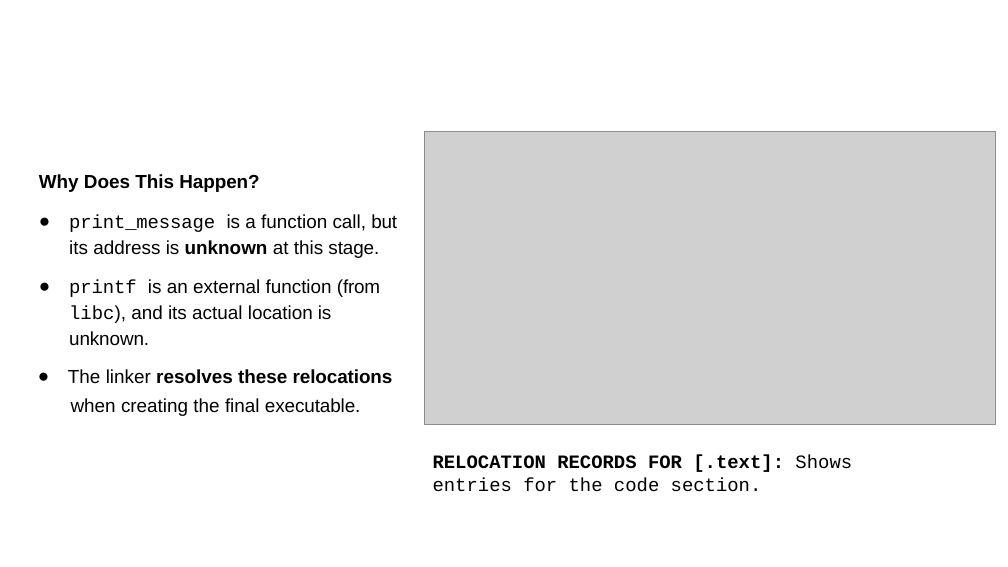
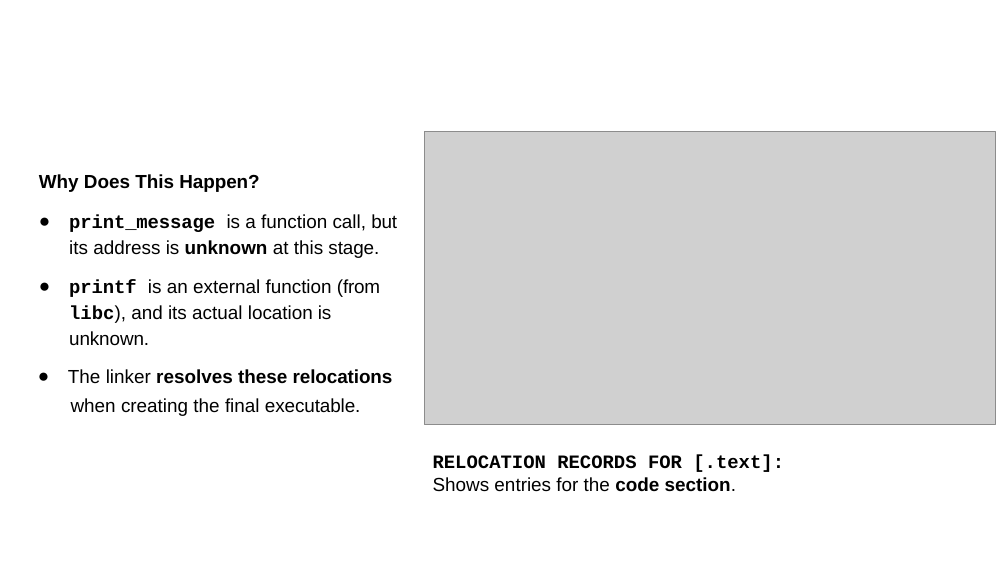
Before and after one commit to rbjohns8/CSC362-Spring-2026, a slide deck: slide 14 of Lecture Slides/11 - Static Libraries and Relocation Techniques.pptx. Drawn at 1008x567 pixels with LibreOffice and Linux fonts; fonts in the diff are those of the drawing; grey boxes stand for pictures; background and template pictures are left out. Boxes give left, top, right and bottom in pixels: in the first picture for what was removed or moved away, otherwise in the second. Text is boxed around its words. In the diff, an @@ line names an element or a change of style, - is before the commit and + after.

```diff
--- a/Lecture Slides/11 - Static Libraries and Relocation Techniques.pptx
+++ b/Lecture Slides/11 - Static Libraries and Relocation Techniques.pptx
@@ text at (69, 214, 397, 346): bold on in "print_message", "printf libc)," @@
@@ text "RELOCATION RECORDS FOR [.text]: Shows ..." at (433, 455, 784, 492): font Courier New to Arial in "Shows entries for the code section."; bold on in "code section." @@
```
Also in this commit, not shown: 10 other slides changed.
